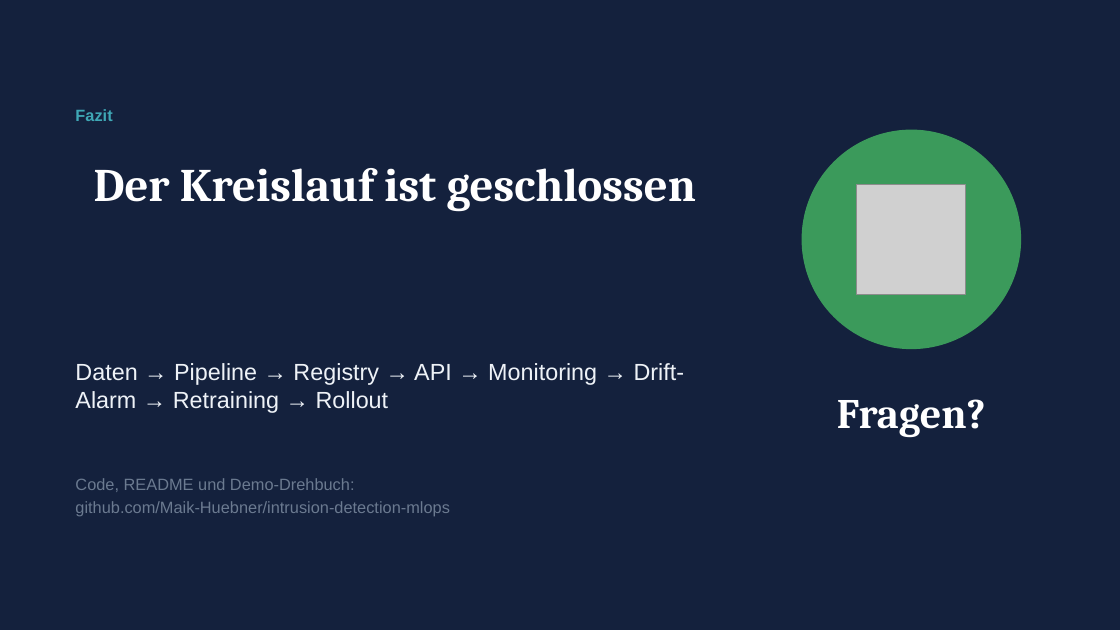
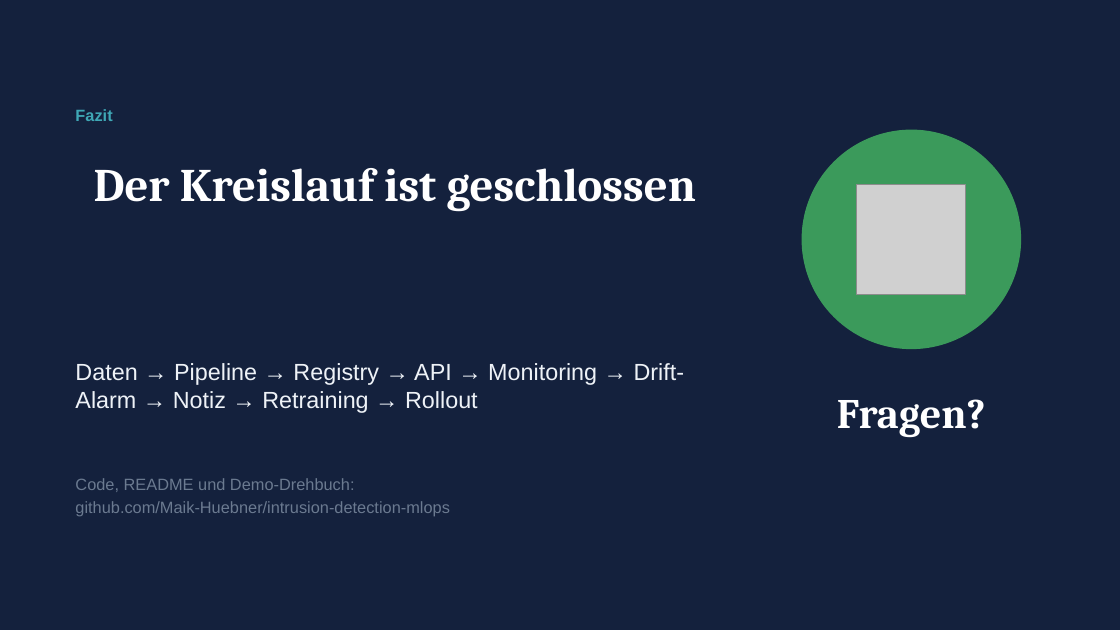
Before and after one commit to Maik-Huebner/intrusion-detection-mlops, a slide deck: slide 13 of docs/praesentation.pptx (slide 12 before the commit). Drawn at 1120x630 pixels with LibreOffice and Linux fonts; fonts in the diff are those of the drawing; grey boxes stand for pictures. Boxes give left, top, right and bottom in pixels: in the first picture for what was removed or moved away, otherwise in the second. Text is boxed around its words. In the diff, an @@ line names an element or a change of style, - is before the commit and + after.

```diff
--- a/docs/praesentation.pptx
+++ b/docs/praesentation.pptx
@@ text at (75,363,685,413): text changed @@
-Daten → Pipeline → Registry → API → Monitoring → Drift-Alarm → Retraining → Rollout
+Daten → Pipeline → Registry → API → Monitoring → Drift-Alarm → Notiz → Retraining → Rollout
```
Also in this commit, not shown: 5 other slides changed, 1 slide added.
